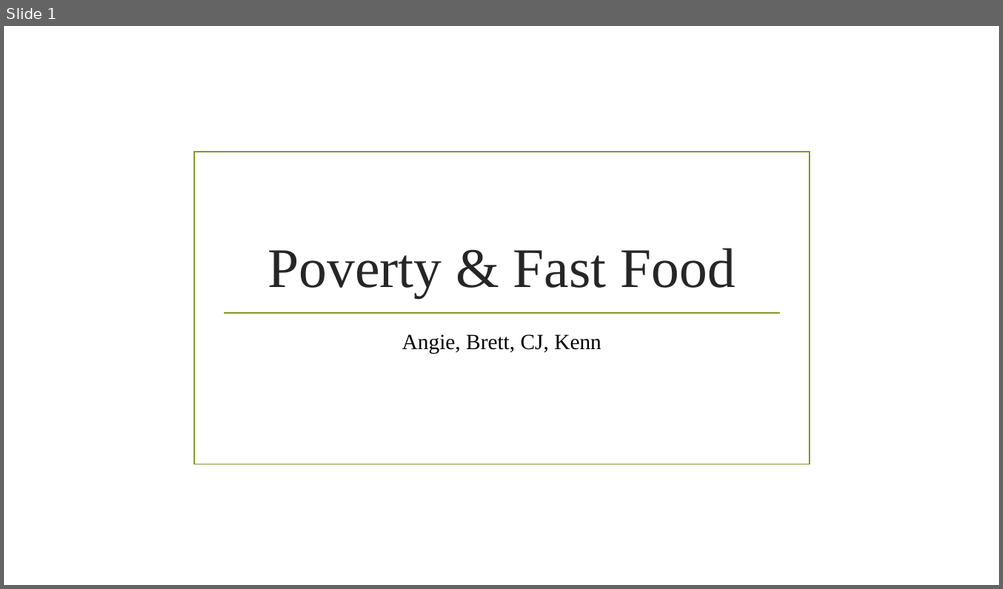
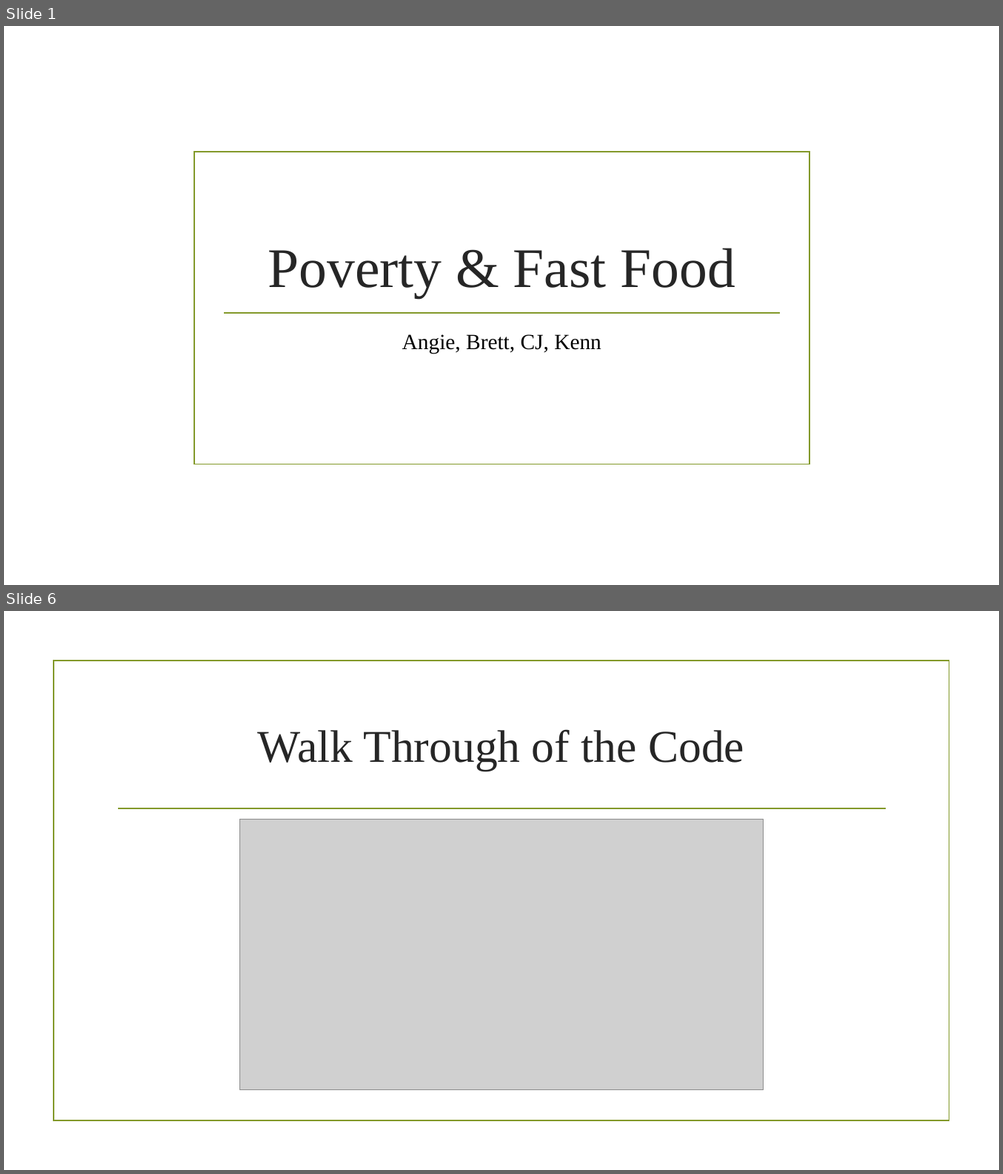
Before and after one commit to kennknisley/project_two, a slide deck: Poverty & Fast Food.pptx. Shown one above the other, each under a label of ours: slide 1 before the commit, slides 1 and 6 after it; the slides between them are not shown. The pictures are 1003x589 and 1003x1174 pixels, drawn with LibreOffice and Linux fonts; fonts in the diff are those of the drawing; grey boxes stand for pictures; background and template pictures are left out. Boxes give left, top, right and bottom in pixels: in the first picture for what was removed or moved away, otherwise in the second. Text is boxed around its words. In the diff, an @@ line names an element or a change of style, - is before the commit and + after.

```diff
--- a/Poverty & Fast Food.pptx
+++ b/Poverty & Fast Food.pptx
@@ slide 6 added at [4, 611, 999, 1170], background picture (left out) @@
@@ rectangle added at [54, 661, 948, 1122], outline #83992A 1.25 pt @@
@@ title added at [258, 729, 744, 771], 44 pt, text #262626 @@
+Walk Through of the Code
@@ line added from (118, 809) to (885, 809), #83992A 1.25 pt @@
@@ picture added at [240, 820, 762, 1091] @@
```
Also in this commit, not shown: 3 slides changed, 3 other slides added, 1 slide removed, 8 other files.
